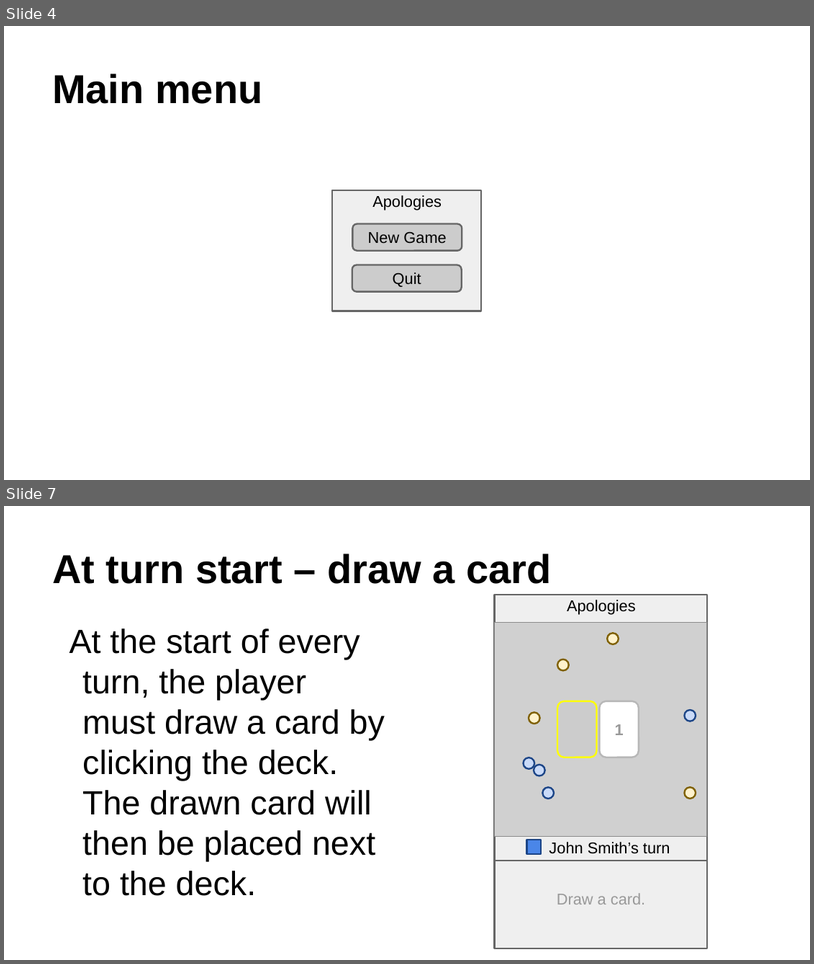
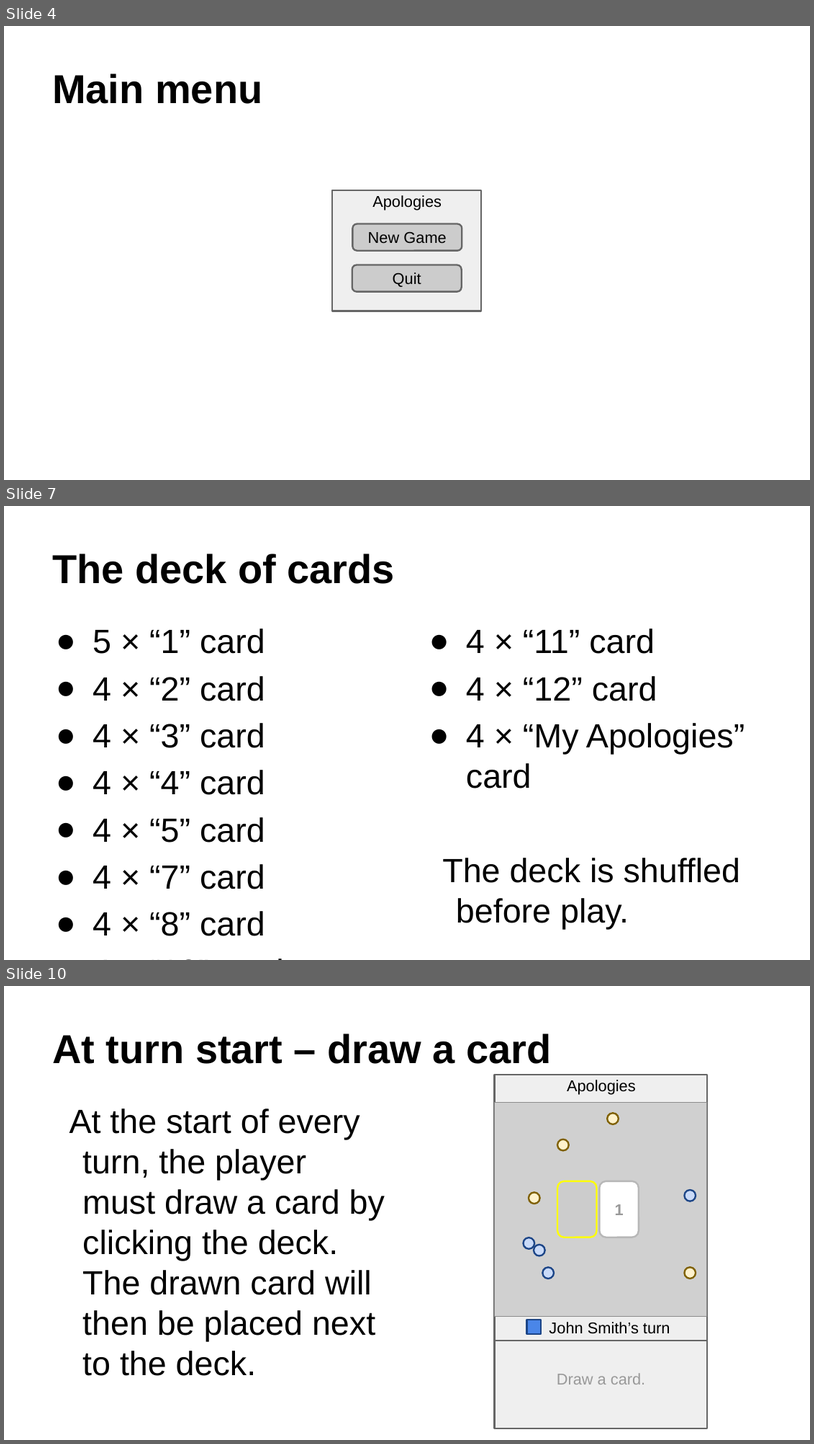
Before and after one commit to drexel-cs451-rbbtd/apologies, a slide deck: doc/slide prototype/export from Google Drive.pptx. Shown one above the other, each under a label of ours: slides 4 and 7 before the commit, slides 4, 7 and 10 after it; the slides between them are not shown. The pictures are 814x964 and 814x1444 pixels, drawn with LibreOffice and Linux fonts; fonts in the diff are those of the drawing; grey boxes stand for pictures. Boxes give left, top, right and bottom in pixels: in the first picture for what was removed or moved away, otherwise in the second. Text is boxed around its words. In the diff, an @@ line names an element or a change of style, - is before the commit and + after.

```diff
--- a/doc/slide prototype/export from Google Drive.pptx
+++ b/doc/slide prototype/export from Google Drive.pptx
@@ slide 7 added at [4, 506, 810, 960], background #FFFFFF @@
@@ title added at [52, 554, 395, 584], 36 pt, text #000000, bold @@
+The deck of cards
@@ text added at [93, 628, 655, 936], 30 pt, text #000000 @@
+● 5 × “1” card
+● 4 × “2” card
+● 4 × “3” card
+● 4 × “4” card
+● 4 × “5” card
+● 4 × “7” card
+● 4 × “8” card
+● 4 × “10” card
@@ text added at [442, 630, 745, 929], 30 pt, text #000000 @@
+● 4 × “11” card
+● 4 × “12” card
+● 4 × “My Apologies” card
+The deck is shuffled before play.
@@ what was slide 7 is now slide 10 @@
```
Also in this commit, not shown: 6 slides changed, 3 other slides added, 1 other file.
